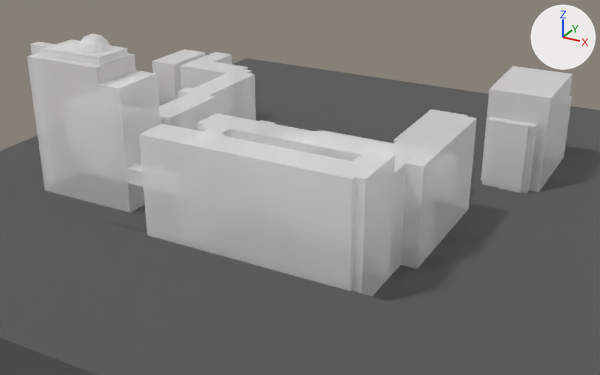
Before and after pictures for a commit that changed the glTF model public/map.glb.
Camera for both pictures: a camera (50 mm lens) standing at (31.9, -73.6, 36.2) and looking at (-6.5, -3.8, 1.4). Lighting does not change. The marker at upper right points along +X, +Y and +Z. Where no turn or scale is listed for an object, it has been applied to the vertices. Vertices at the same position are counted once.

Objects in the first picture: '견우관', '백양관', '예지관', '지면', '창조관', '탐구관', '형설관'.
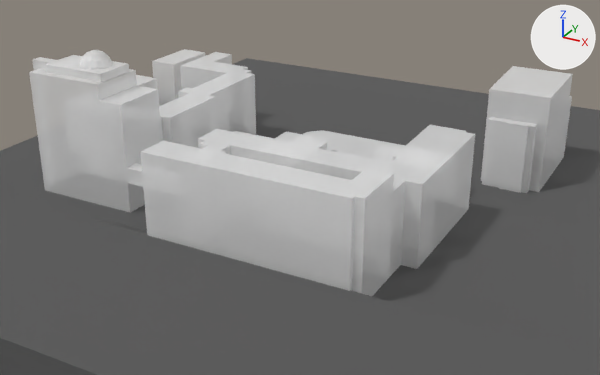
Pixel boxes [x1, y1, x2, y2] of what changed, in the pictures (600 x 375 px; the box of a moved part takes in the faces that stretch with it):
'형설관', moved
    before: [139, 124, 395, 296]
    after: [140, 141, 394, 296]
'창조관', reshaped, moved (9% shorter)
    before: [27, 34, 161, 213]
    after: [29, 50, 162, 213]
'탐구관', moved
    before: [197, 109, 477, 277]
    after: [198, 125, 475, 277]
part 1 of me_평면_002, moved or reshaped
    before: [27, 52, 161, 152]
    after: [29, 67, 162, 152]
'본관-1', unchanged, uncovered by the edit
    before: [315, 130, 394, 144]
    after: [303, 130, 405, 161]

What the commit changed:
me_평면_002 is used by ob_창조관; location (-20.91, -17.2, -1.5).
me_평면_002 had 117 vertices, 200 faces and spanned x -6.4..5.2, y -2.7..2.7, z 1.5..20.2.
me_평면_002 now has 115 vertices, 198 faces and spans x -6.4..5.2, y -2.7..2.7, z 6.0..20.2.
Part 1, on me_평면_002:
4 vertices are removed from x -6.4..-5.5, y -1.3, z 1.5..4.5.
6 faces are deleted.
6 vertices in x -6.4..5.2, y -2.7..2.7, z 4.5 move by (0.0, 0.0, 1.5).
2 vertices are added at (-5.5, -1.3, 6.0), (-6.4, -1.3, 6.0).
4 new faces join them.
Object '창조관' (ob_창조관) moves from (-20.91, -17.2, -1.5) to (-20.91, -17.2, -3.0).
Object '형설관' (ob_형설관) moves from (0.34, -23.59, 13.5) to (0.34, -23.59, 12.0).
Object '탐구관' (ob_탐구관) moves from (0.99, -15.54, 0.0) to (0.99, -15.54, -1.5).
